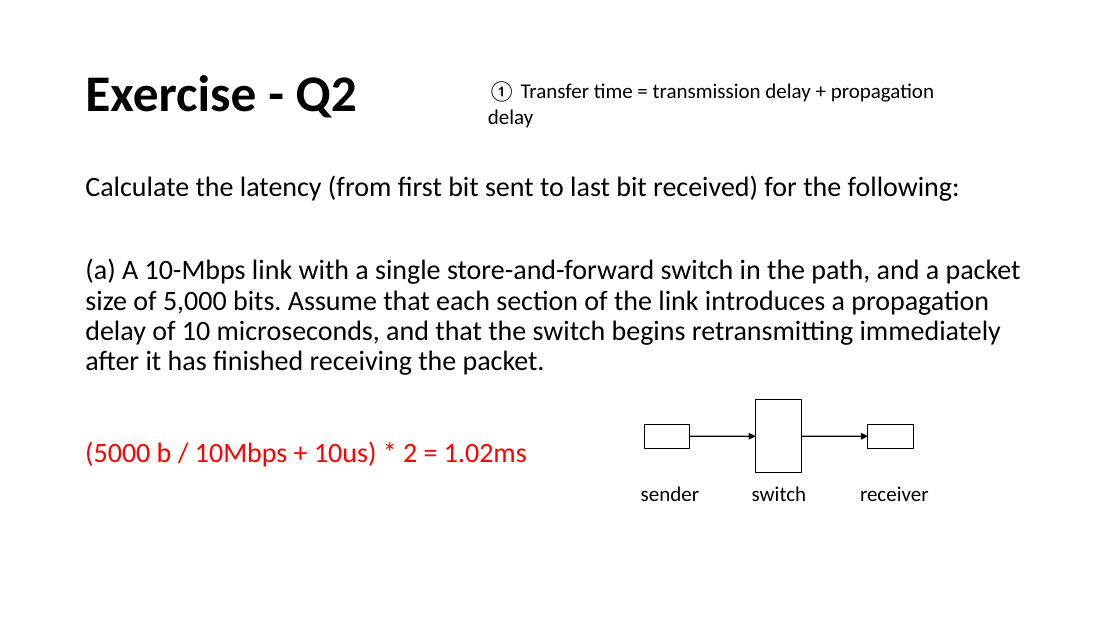
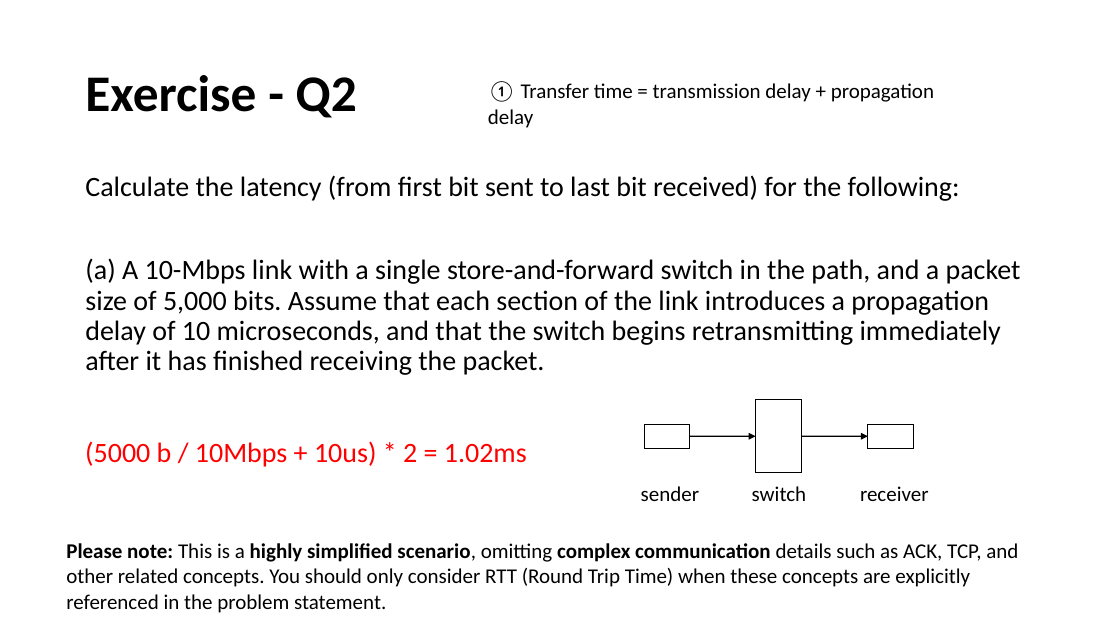
Before and after one commit to henryhxu/CSCI4430-ESTR4120, a slide deck: slide 17 of tutorial/T02/tut02.pptx. Drawn at 1120x630 pixels with LibreOffice and Linux fonts; fonts in the diff are those of the drawing. Boxes give left, top, right and bottom in pixels: in the first picture for what was removed or moved away, otherwise in the second. Text is boxed around its words. In the diff, an @@ line names an element or a change of style, - is before the commit and + after.

Commit message:
update tuto2

```diff
--- a/tutorial/T02/tut02.pptx
+++ b/tutorial/T02/tut02.pptx
@@ text added at (66, 543, 1018, 613), 18 pt, text #000000 @@
+Please note: This is a highly simplified scenario, omitting complex communication details such as ACK, TCP, and other related concepts. You should only consider RTT (Round Trip Time) when these concepts are explicitly referenced in the problem statement.
```
